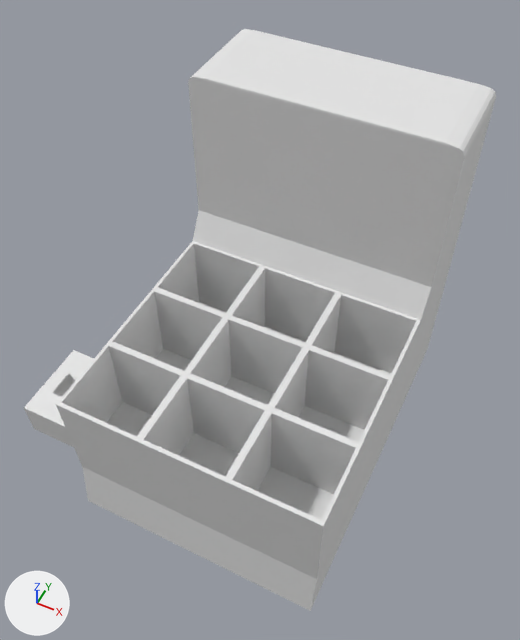
A saved change to the FBX model ArcadeEscape/Assets/3D Models/arcadeprops.fbx.
Before and after are seen from a 50 mm camera at (-3.45, -0.02, 2.63) aimed at (-4.29, 1.66, 0.53). Every picture has the same lights, and +X, +Y and +Z are marked at lower left. Vertices at the same position are counted once.
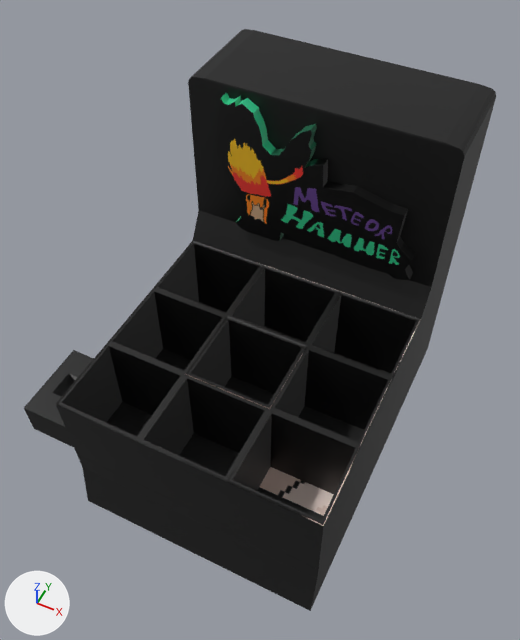
Location of each change, (x1, y1, x2, y2) in pixels of the pictures (520 x 640 px):
'Cube.010', surface changed (grey to black)
    both: (24, 29, 496, 611)
'Cube.012', added (black)
    after: (216, 92, 416, 280)
part 1 of me_cube_001, added (black)
    after: (56, 240, 421, 569)
part 2 of me_cube_001, surface changed (grey to black)
    both: (24, 29, 496, 611)

The edits, one by one:
Picture 'GalaxyMothSign.png' (img_galaxymothsign_png) is new.
Picture 'METEORHAMMER.png' (img_meteorhammer_png) is new.
In material 'Material.009' (mat_material_009), base_color is no longer (0.8, 0.8, 0.8), white #e7e7e7.
In material 'Material.009' (mat_material_009), texture is now set to img_galaxymothsign_png.
Material 'Material.007' (mat_material_007) is new.
Its texture is img_meteorhammer_png.
me_cube_001 is used by ob_cube_010; location (-4.243, 1.456, 0.196); rotation (0.0, 0.0, -3.142), in degrees (0, 0, -180); scale (-0.511, -0.478, -0.342).
me_cube_001 had 350 vertices, 287 faces and spanned x -1.38..1.0, y -1.03..1.98, z -3.18..1.05.
me_cube_001 now has 720 vertices, 594 faces and spans x -1.38..1.0, y -1.03..1.98, z -3.18..1.05.
me_cube_001 part 1: a new loose piece of 370 vertices spanning x -1.38..1.0, y -1.02..1.98, z -3.17..1.04, in mat_material_009 (picture img_galaxymothsign_png).
me_cube_001 part 2: 283 kept faces spanning x -1.38..1.0, y -1.03..1.98, z -3.18..1.05 get new texture (UV) coordinates.
Mesh me_cube_004 is new.
It has 142 vertices, 75 faces and spans x -0.74..0.84, y 0.92..1.02, z -3.09..-1.39.
It uses material mat_material_007 (picture img_meteorhammer_png).
Object 'Cube.012' (ob_cube_012) is new; it shows me_cube_004.
Its location is (-4.243, 1.517, 0.196).
Its rotation in degrees is (0, 0, -180).
Its scale is (-0.511, -0.478, -0.342).
